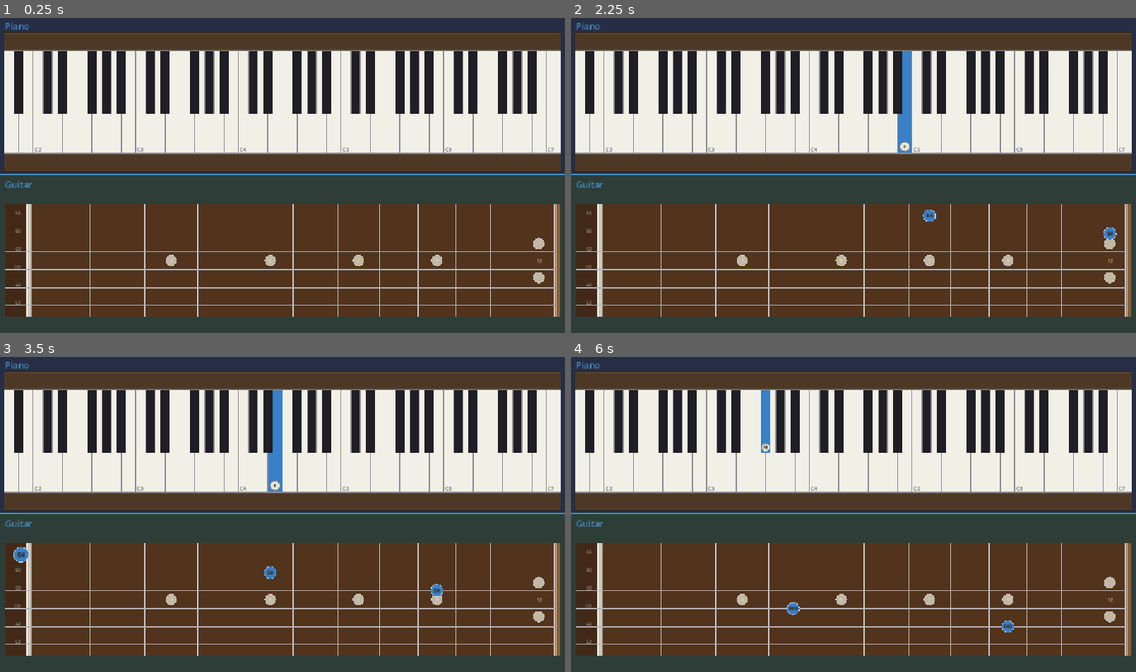
Above: before the commit, frames 1-4 (two rows, left to right).
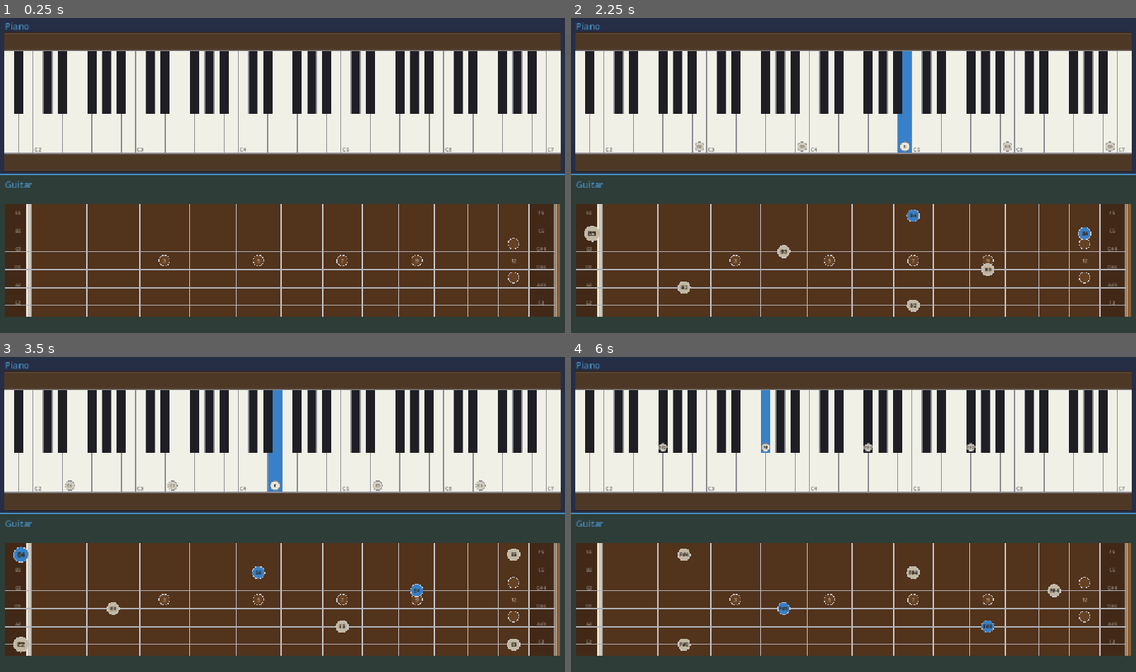
Above: after the commit, the same moments.

Repository: bitflipper42/Instrument
Game: Godot game, scene res://main.tscn
The game is run twice, just before and just after one commit, with the same random seed, the same clock (stepped at 60 frames per second) and the same inputs.
Inputs (mouse positions are in pixels of both pictures, inside the frame that each line leads up to):
- Up to frame 1 (0.25 s): no input
- Up to frame 2 (2.25 s): tap Enter at 0.5, 2 s; move the mouse to (977, 159) at 0.52 s; click (977, 159) at 0.67 s; tap Space at 1.25 s; move the mouse to (740, 191) at 1.27 s; click (740, 191) at 1.42 s; move the mouse to (910, 106) at 2.02 s; click (910, 106) at 2.17 s
- Up to frame 3 (3.5 s): tap Space at 2.75 s; move the mouse to (254, 577) at 2.77 s; click (254, 577) at 2.92 s
- Up to frame 4 (6 s): tap Enter at 3.5 s; move the mouse to (1023, 561) at 3.52 s; click (1023, 561) at 3.67 s; tap Space at 4.25 s; move the mouse to (684, 467) at 4.27 s; click (684, 467) at 4.42 s; move the mouse to (881, 514) at 5.02 s; click (881, 514) at 5.17 s; move the mouse to (768, 432) at 5.77 s; click (768, 432) at 5.92 s

The runs differ from the first frame. In frame 1, 1.9% of the frame differs, in the area x 15-99%, y 59-95%; in frame 2, 2.7%; in frame 3, 2.7%, in the area x 2-99%, y 39-95%; in frame 4, 2.6%.

Commit message:
Add ±2 octave neighbor markers and document behavior in README.
Secondary markers show the same pitch class within two octaves of the selected note; guitar gains a fret 13 extension zone with matching layout and labels.

Co-authored-by: Cursor <cursoragent@cursor.com>

Diff:
--- a/basic_instrument.gd
+++ b/basic_instrument.gd
@@ -17,6 +17,9 @@
 const FLAT_ALIASES: Dictionary = {
 	"Db": "C#", "Eb": "D#", "Gb": "F#", "Ab": "G#", "Bb": "A#",
 }
+
+## How many octaves above/below the selected note get secondary markers.
+@export var octave_neighbor_radius: int = 2
 
 ## The most recent note this instrument received or emitted.
 var current_note: String = ""
@@ -144,6 +147,21 @@
 	return _name_to_midi(current_note) == _name_to_midi(key_note)
 
 
+## True when `key_note` is the same pitch class within ±`octave_neighbor_radius`
+## octaves of `current_note`, but not the primary match from `_note_matches`.
+func _note_matches_octave_neighbors(key_note: String) -> bool:
+	if current_note == "" or octave_neighbor_radius <= 0:
+		return false
+	if _note_matches(key_note):
+		return false
+	var current_midi := _name_to_midi(current_note)
+	var key_midi := _name_to_midi(key_note)
+	if current_midi < 0 or key_midi < 0:
+		return false
+	var diff := absi(key_midi - current_midi)
+	return diff % 12 == 0 and diff <= octave_neighbor_radius * 12
+
+
 func _draw() -> void:
 	super._draw()
 	if current_note != "":
--- a/guitar_instrument.gd
+++ b/guitar_instrument.gd
@@ -5,6 +5,7 @@
 ## high E (index 5) at top, low E (index 0) at bottom.
 
 const FRET_COUNT := 12
+const EXTENSION_FRET := 13
 const STRING_COUNT := 6
 const OPEN_STRING_NOTES: PackedStringArray = ["E", "A", "D", "G", "B", "E"]
 const OPEN_STRING_OCTAVES: PackedInt32Array = [2, 2, 3, 3, 3, 4]
@@ -15,6 +16,7 @@
 @export var fret_color: Color = Color(0.78, 0.78, 0.80)
 @export var string_color: Color = Color(0.70, 0.70, 0.72)
 @export var marker_color: Color = Color(0.76, 0.72, 0.64)
+@export var fret_position_marker_color: Color = Color(0.40, 0.26, 0.14)
 @export var marker_text_color: Color = Color(0.22, 0.18, 0.14)
 @export var fret_marker_text_color: Color = Color(0.92, 0.90, 0.86, 0.72)
 @export var active_marker_color: Color = Color(0.22, 0.50, 0.78)
@@ -31,6 +33,7 @@
 
 var _board_rect := Rect2()
 var _open_zone_rect := Rect2()
+var _fret13_zone_rect := Rect2()
 var _nut_rect := Rect2()
 var _bridge_rect := Rect2()
 var _fret_x: Array[float] = []
@@ -98,6 +101,7 @@
 	if body.size.x <= 0.0 or body.size.y <= 0.0:
 		_board_rect = Rect2()
 		_open_zone_rect = Rect2()
+		_fret13_zone_rect = Rect2()
 		_nut_rect = Rect2()
 		_bridge_rect = Rect2()
 		return
@@ -121,7 +125,11 @@
 	var bridge_x := _board_rect.position.x + _board_rect.size.x - bridge_width
 	_bridge_rect = Rect2(bridge_x, _board_rect.position.y, bridge_width, _board_rect.size.y)
 
-	var span := bridge_x - nut_x
+	var fret13_width := open_width
+	var fret13_left := bridge_x - fret13_width
+	_fret13_zone_rect = Rect2(fret13_left, _board_rect.position.y, fret13_width, _board_rect.size.y)
+
+	var span := fret13_left - nut_x
 	var fret_span := 1.0 - pow(2.0, -float(FRET_COUNT) / 12.0)
 	var nut_width := maxf(3.0, _board_rect.size.y * 0.04)
 	_nut_rect = Rect2(nut_x - nut_width, _board_rect.position.y, nut_width, _board_rect.size.y)
@@ -159,6 +167,18 @@
 					Vector2(x1 - x0, string_gap)),
 			})
 
+	var fret13_x0 := _fret_x[FRET_COUNT]
+	for string_idx in STRING_COUNT:
+		var cy := _string_y[string_idx]
+		_fret_cells.append({
+			"fret": EXTENSION_FRET,
+			"string": string_idx,
+			"note": _note_for(string_idx, EXTENSION_FRET),
+			"rect": Rect2(
+				Vector2(fret13_x0, cy - string_gap * 0.5),
+				Vector2(fret13_width, string_gap)),
+		})
+
 
 func _string_spacing() -> float:
 	if _string_y.size() < 2:
@@ -181,6 +201,8 @@
 	draw_rect(_board_rect, fretboard_color, true)
 	if _open_zone_rect.size.x > 0.0:
 		draw_rect(_open_zone_rect, open_zone_color, true)
+	if _fret13_zone_rect.size.x > 0.0:
+		draw_rect(_fret13_zone_rect, open_zone_color, true)
 
 	_draw_nut()
 	_draw_bridge()
@@ -193,7 +215,8 @@
 			fret_color, 2.0)
 
 	_draw_strings()
-	_draw_string_labels()
+	_draw_zone_note_labels(_open_zone_rect, 0)
+	_draw_zone_note_labels(_fret13_zone_rect, EXTENSION_FRET)
 	_draw_fret_markers()
 	_draw_active_cells()
 
@@ -231,17 +254,17 @@
 		draw_line(Vector2(start_x, y), Vector2(end_x, y), string_color, width)
 
 
-func _draw_string_labels() -> void:
-	if _open_zone_rect.size.x <= 0.0:
+func _draw_zone_note_labels(zone: Rect2, fret: int) -> void:
+	if zone.size.x <= 0.0:
 		return
 	var font := ThemeDB.fallback_font
 	var font_size := clampi(int(_string_spacing() * 0.38), 6, 10)
 	var padding := 2.0
-	var center_x := _open_zone_rect.position.x + _open_zone_rect.size.x * 0.5
-	var text_width := _open_zone_rect.size.x * 0.9
+	var center_x := zone.position.x + zone.size.x * 0.5
+	var text_width := zone.size.x * 0.9
 	var min_baseline := _board_rect.position.y + font_size
 	for string_idx in STRING_COUNT:
-		var label := _note_for(string_idx, 0)
+		var label := _note_for(string_idx, fret)
 		var string_y := _string_y[string_idx]
 		var baseline_y := maxf(string_y - padding, min_baseline)
 		draw_string(
@@ -300,7 +323,7 @@
 
 
 func _draw_marker_dot(center_x: float, center_y: float, radius: float) -> void:
-	draw_circle(Vector2(center_x, center_y), radius, marker_color)
+	draw_circle(Vector2(center_x, center_y), radius, fret_position_marker_color)
 	draw_arc(Vector2(center_x, center_y), radius, 0.0, TAU, 24, fret_color, 1.0)
 
 
@@ -315,7 +338,10 @@
 	var open_radius := _marker_radius()
 	var fret_radius := minf(spacing * 0.38, _board_rect.size.y * 0.055)
 	for cell in _fret_cells:
-		if not _note_matches(cell["note"]):
+		var note: String = cell["note"]
+		var is_primary := _note_matches(note)
+		var is_neighbor := _note_matches_octave_neighbors(note)
+		if not is_primary and not is_neighbor:
 			continue
 		var rect := cell["rect"] as Rect2
 		var fret_num: int = int(cell["fret"])
@@ -324,10 +350,13 @@
 		var radius: float = open_radius if is_open else fret_radius
 		if is_open:
 			center.x = _open_zone_rect.position.x + _open_zone_rect.size.x * 0.62
+		elif fret_num == EXTENSION_FRET:
+			center.x = _fret13_zone_rect.position.x + _fret13_zone_rect.size.x * 0.5
+			center.y = _string_y[int(cell["string"])]
 		elif fret_num > 0:
 			center.x = _fret_center_x(fret_num)
 			center.y = _string_y[int(cell["string"])]
-		_draw_note_marker(center, radius, cell["note"], true)
+		_draw_note_marker(center, radius, note, is_primary)
 
 
 func _note_at(local_pos: Vector2) -> String:
--- a/piano_instrument.gd
+++ b/piano_instrument.gd
@@ -14,7 +14,9 @@
 @export var key_border_color: Color = Color(0.55, 0.55, 0.58)
 @export var active_key_color: Color = Color(0.22, 0.50, 0.78)
 @export var marker_fill_color: Color = Color(0.92, 0.90, 0.84)
+@export var neighbor_marker_fill_color: Color = Color(0.82, 0.80, 0.74)
 @export var marker_text_color: Color = Color(0.22, 0.18, 0.14)
+@export var neighbor_marker_text_color: Color = Color(0.45, 0.42, 0.38)
 @export var stretcher_color: Color = Color(0.30, 0.22, 0.15)
 @export var stretcher_border_color: Color = Color(0.18, 0.12, 0.08)
 
@@ -209,14 +211,19 @@
 func _draw_active_markers() -> void:
 	if current_note == "":
 		return
-	var label := _current_note_letter()
+	var pitch_label := _current_note_letter()
 	for key in _white_keys:
 		var note: String = key["note"]
 		if _note_matches(note) and not note.begins_with("C"):
-			_draw_key_marker(key["rect"], false, label)
+			_draw_key_marker(key["rect"], false, pitch_label, true)
+		elif _note_matches_octave_neighbors(note):
+			_draw_key_marker(key["rect"], false, note, false)
 	for key in _black_keys:
-		if _note_matches(key["note"]):
-			_draw_key_marker(key["rect"], true, label)
+		var note: String = key["note"]
+		if _note_matches(note):
+			_draw_key_marker(key["rect"], true, pitch_label, true)
+		elif _note_matches_octave_neighbors(note):
+			_draw_key_marker(key["rect"], true, note, false)
 
 
 func _current_note_letter() -> String:
@@ -226,14 +233,16 @@
 	return normalize_note(current_note)
 
 
-func _draw_key_marker(rect: Rect2, is_black: bool, label: String) -> void:
+func _draw_key_marker(rect: Rect2, is_black: bool, label: String, is_primary: bool) -> void:
 	var scale := 0.44 if is_black else 0.32
 	var radius := minf(rect.size.x, rect.size.y) * scale
 	var padding := 4.0
 	var center := Vector2(
 		rect.position.x + rect.size.x * 0.5,
 		rect.position.y + rect.size.y - radius - padding)
-	draw_circle(center, radius, marker_fill_color)
+	var fill := marker_fill_color if is_primary else neighbor_marker_fill_color
+	var text_color := marker_text_color if is_primary else neighbor_marker_text_color
+	draw_circle(center, radius, fill)
 	draw_arc(center, radius, 0.0, TAU, 24, key_border_color, 1.0)
 
 	var font := _bold_marker_font
@@ -243,7 +252,7 @@
 	var baseline_y := center.y + (ascent - descent) * 0.5
 	draw_string(
 		font, Vector2(center.x - radius, baseline_y), label,
-		HORIZONTAL_ALIGNMENT_CENTER, radius * 2.0, font_size, marker_text_color)
+		HORIZONTAL_ALIGNMENT_CENTER, radius * 2.0, font_size, text_color)
 
 
 func _note_at(local_pos: Vector2) -> String:
Not shown, changed: README.md
